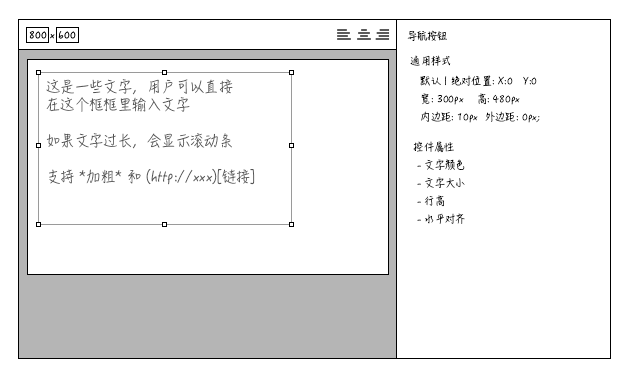
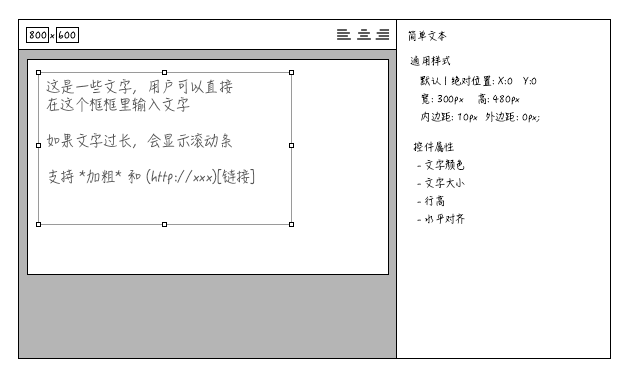
Two versions of the same layered image (631x380). Layer-by-layer changes:
renamed "导航按钮" to "简单文本", painted on it over [407, 30, 447, 41]
